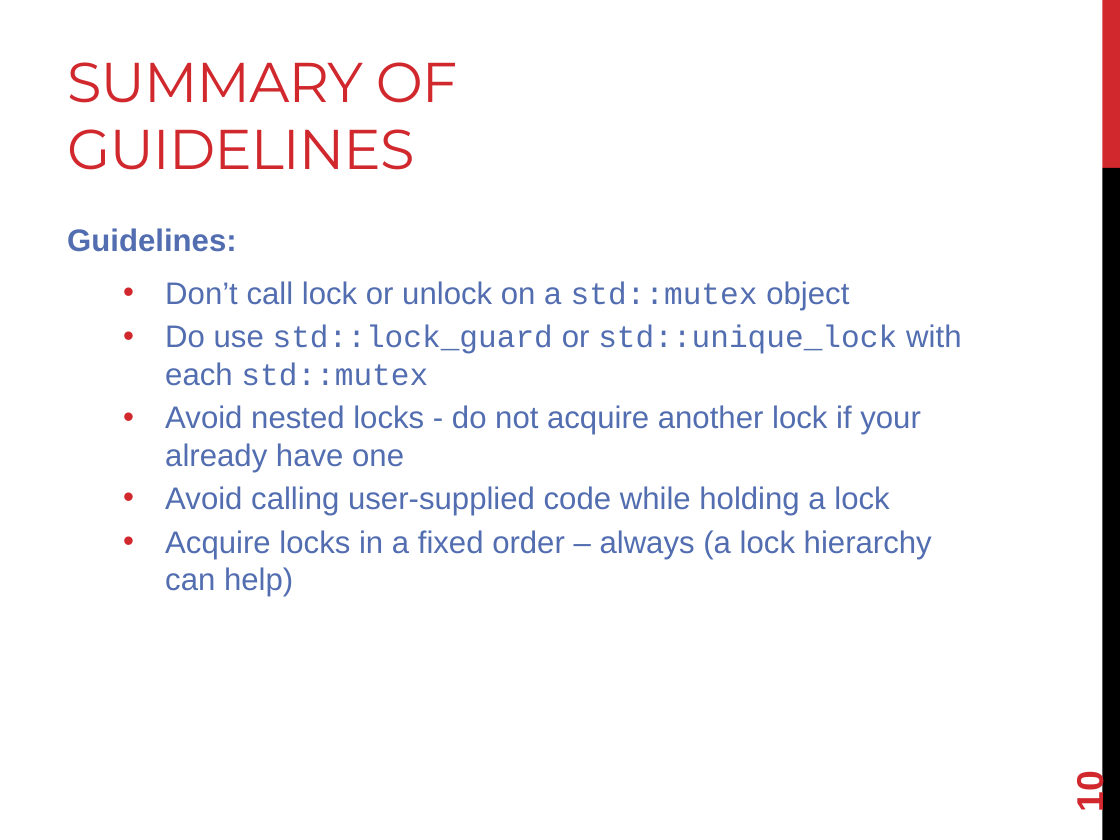
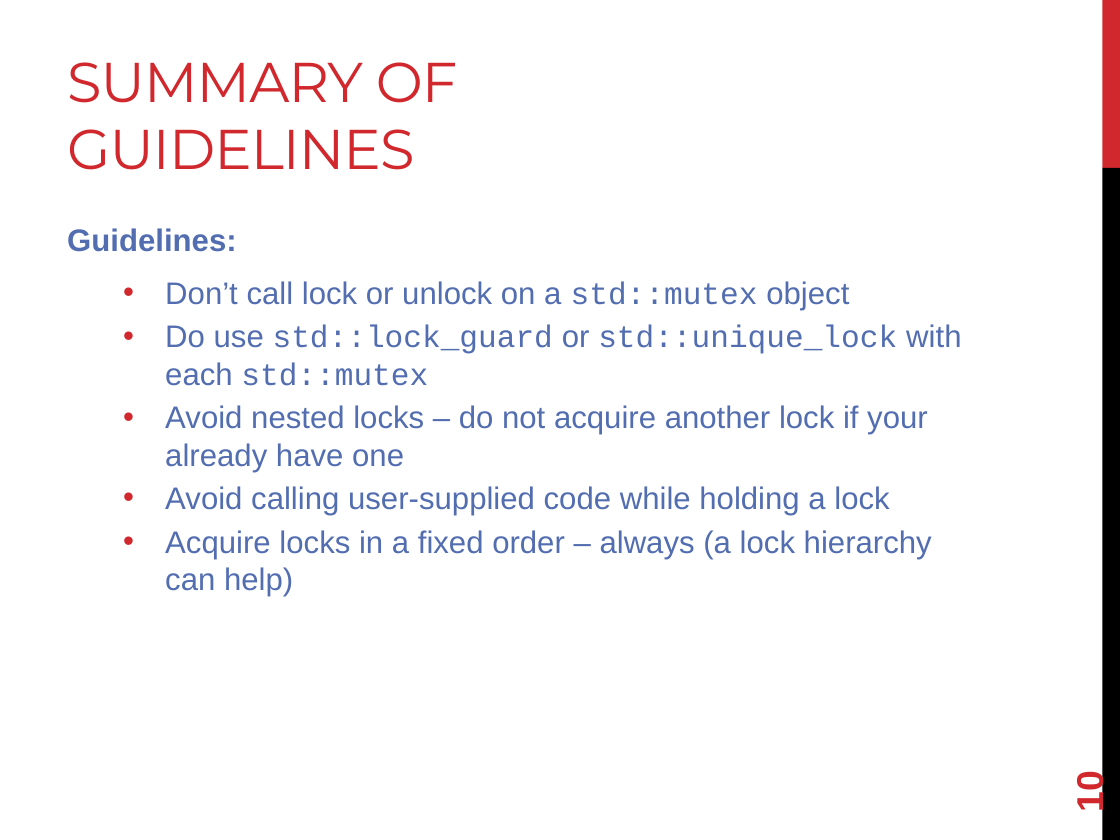
Before and after one commit to joshpeterson/DevelopingConcurrentSoftware, a slide deck: slide 10 of Lectures/Mutexes/Mutexes.pptx. Drawn at 1120x840 pixels with LibreOffice and Linux fonts; fonts in the diff are those of the drawing. Boxes give left, top, right and bottom in pixels: in the first picture for what was removed or moved away, otherwise in the second. Text is boxed around its words. In the diff, an @@ line names an element or a change of style, - is before the commit and + after.

```diff
--- a/Lectures/Mutexes/Mutexes.pptx
+++ b/Lectures/Mutexes/Mutexes.pptx
@@ text at bbox=[165, 405, 928, 472]: text changed @@
-  • Avoid nested locks - do not acquire another lock if your already have one
+  • Avoid nested locks – do not acquire another lock if your already have one
```
Also in this commit, not shown: 3 other slides changed, 1 other file.
